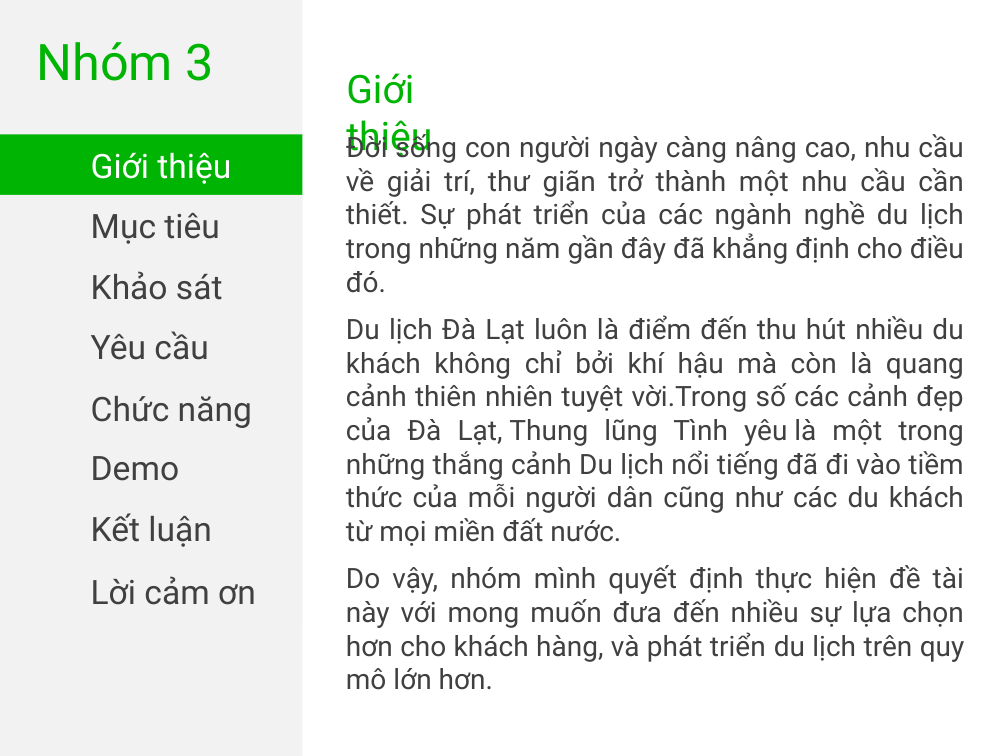
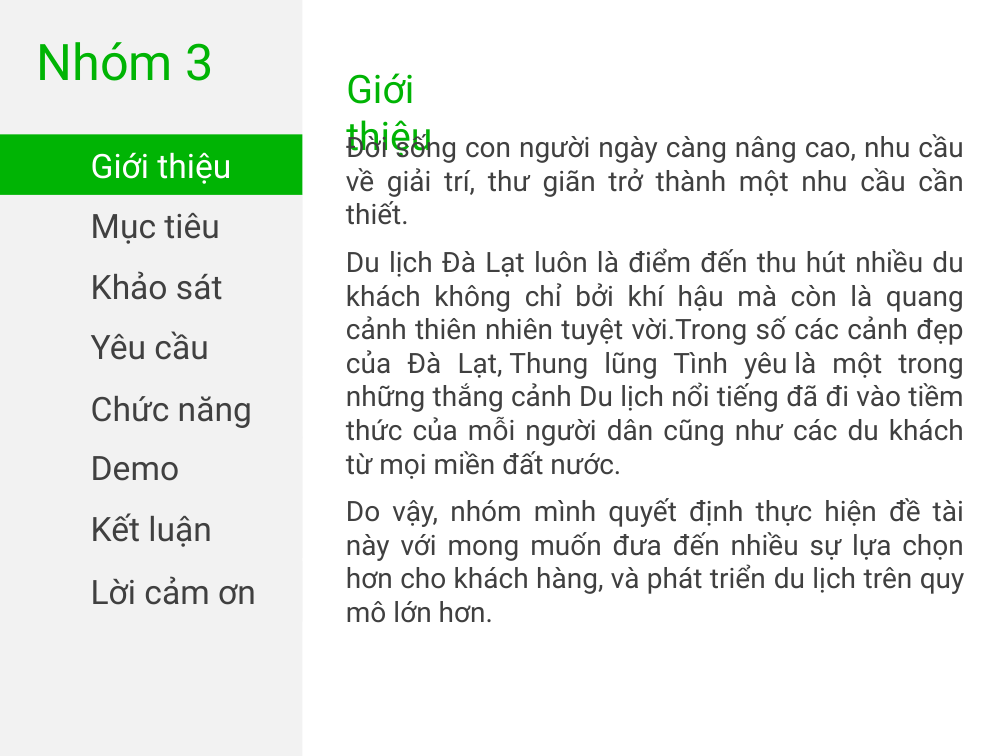
Before and after one commit to xknguyen/quan-li-diem-du-lich, a slide deck: slide 2 of BaoCao/BaoCaov1.pptx. Drawn at 1008x756 pixels with LibreOffice and Linux fonts; fonts in the diff are those of the drawing. Boxes give left, top, right and bottom in pixels: in the first picture for what was removed or moved away, otherwise in the second. Text is boxed around its words. In the diff, an @@ line names an element or a change of style, - is before the commit and + after.

Commit message:
cn

```diff
--- a/BaoCao/BaoCaov1.pptx
+++ b/BaoCao/BaoCaov1.pptx
@@ text at (346,131,963,225): text changed @@
-  Đời sống con người ngày càng nâng cao, nhu cầu về giải trí, thư giãn trở thành một nhu cầu cần thiết. Sự phát triển của các ngành nghề du lịch trong những năm gần đây đã khẳng định cho điều đó.
+  Đời sống con người ngày càng nâng cao, nhu cầu về giải trí, thư giãn trở thành một nhu cầu cần thiết.
```
Also in this commit, not shown: 2 other slides changed.
